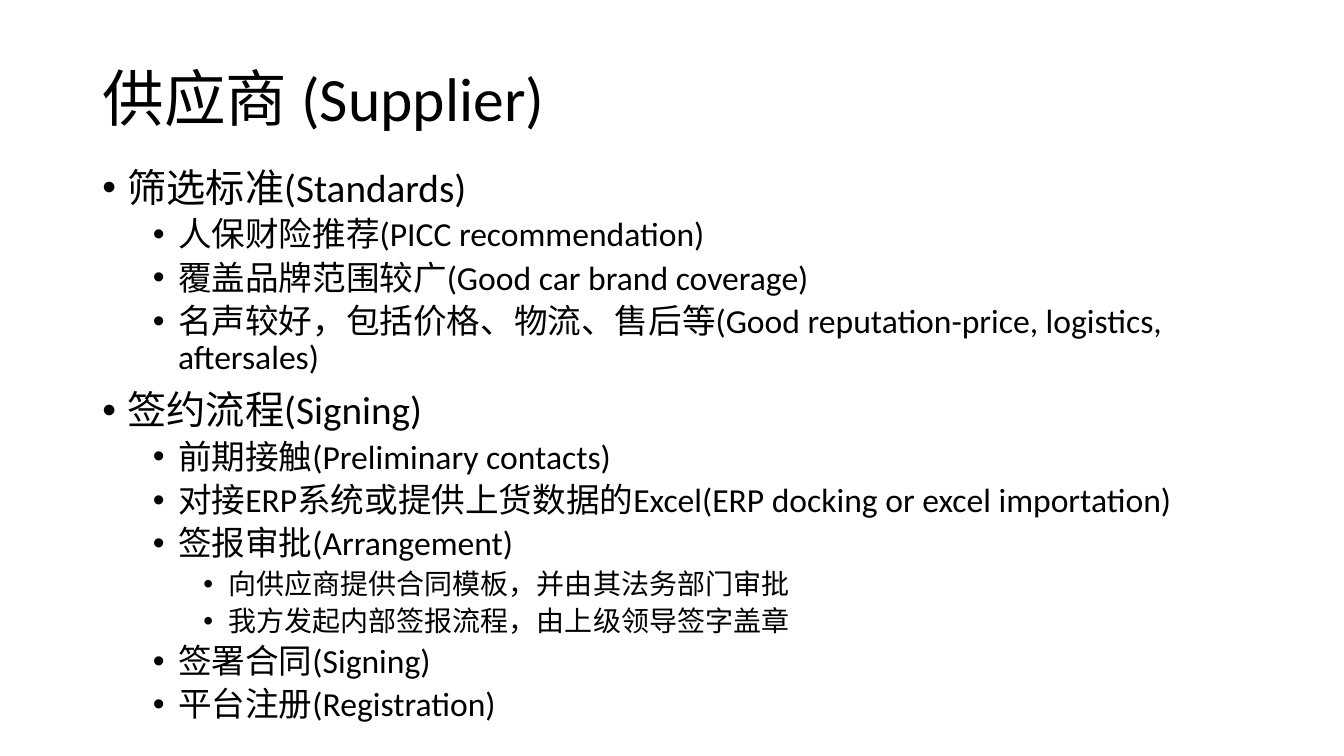
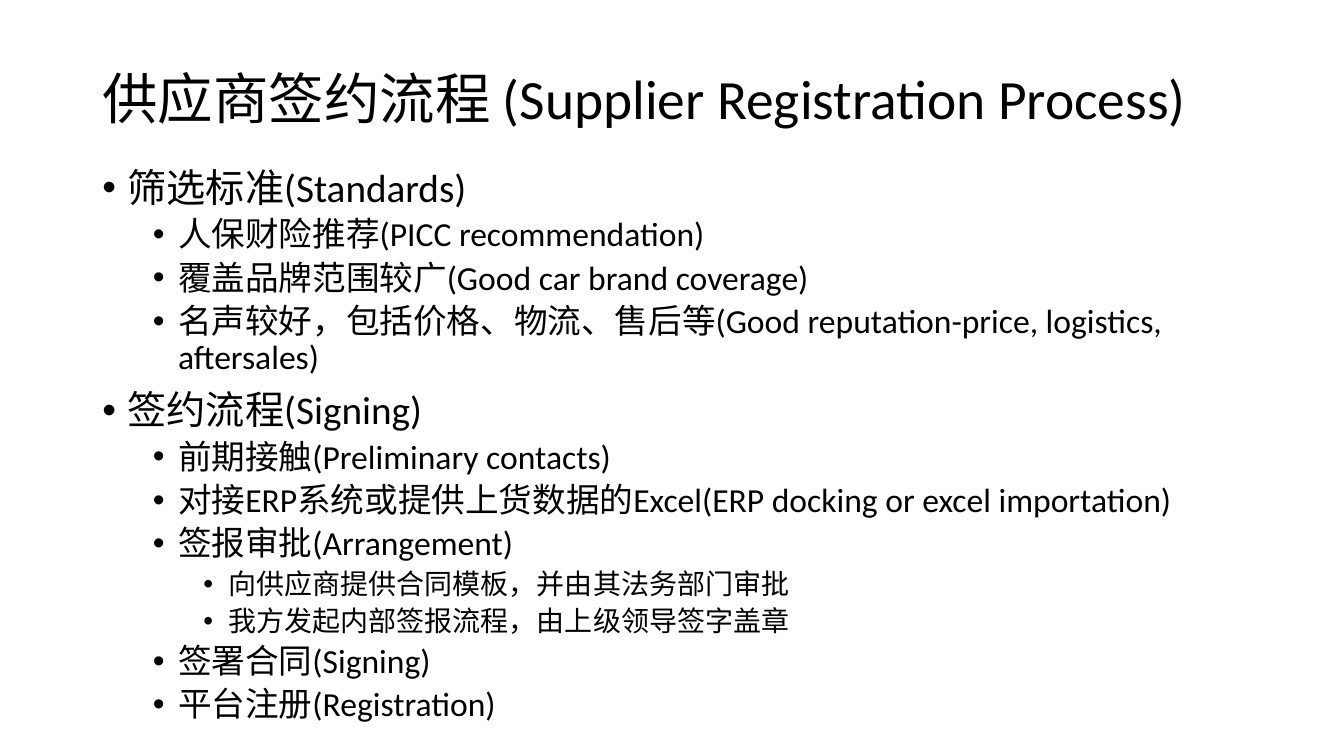
Before and after one commit to allenwhc/jiaanpei, a slide deck: slide 5 of Report/Audatex-翱特.pptx. Drawn at 1344x756 pixels with LibreOffice and Linux fonts; fonts in the diff are those of the drawing. Boxes give left, top, right and bottom in pixels: in the first picture for what was removed or moved away, otherwise in the second. Text is boxed around its words. In the diff, an @@ line names an element or a change of style, - is before the commit and + after.

```diff
--- a/Report/Audatex-翱特.pptx
+++ b/Report/Audatex-翱特.pptx
@@ title at <box>102,72,1185,129</box>: text changed; size 44 to 39.6 pt @@
-供应商 (Supplier)
+供应商签约流程 (Supplier Registration Process)
```
Also in this commit, not shown: 1 slide added.
